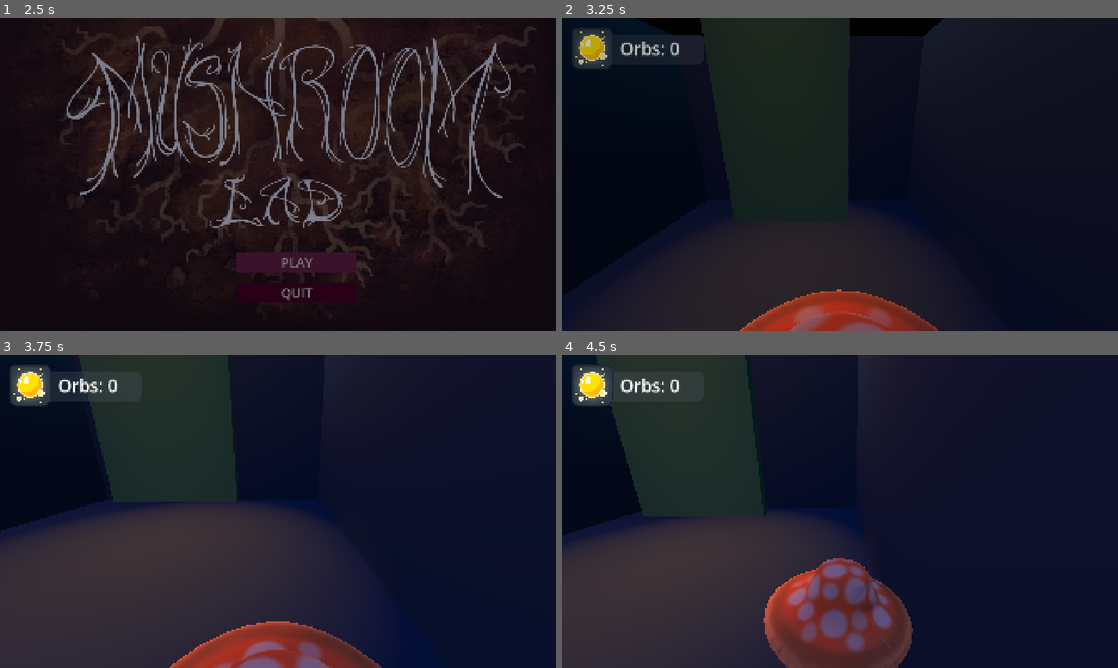
Above: before the commit, frames 1-4 (two rows, left to right).
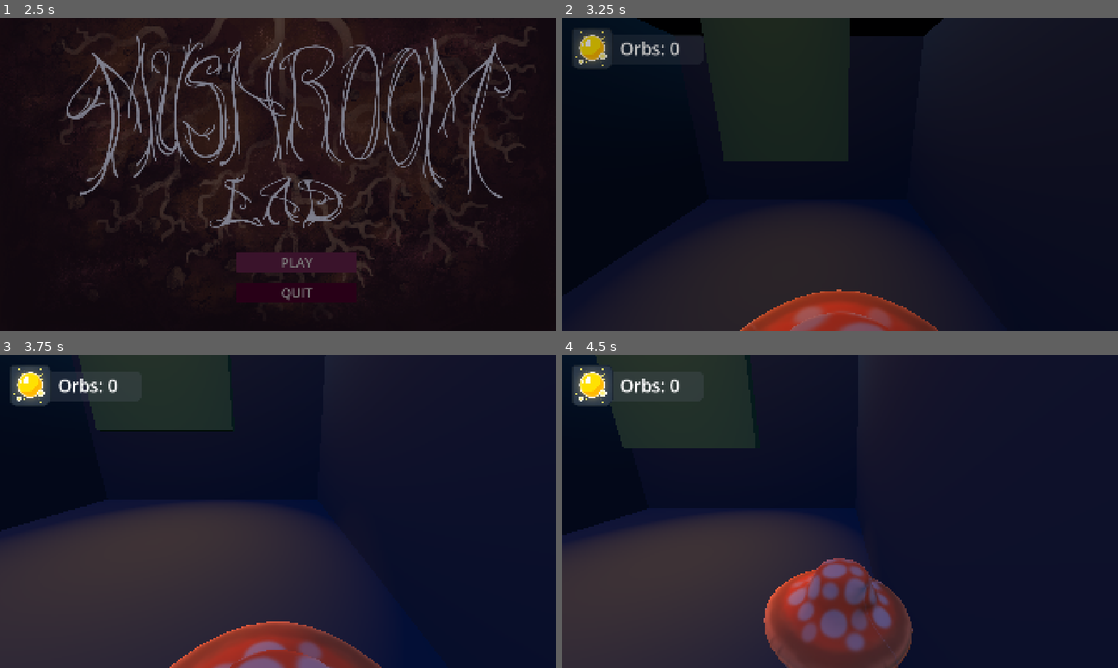
Above: after the commit, the same moments.

Repository: maliamae/GA110_MushroomLad_Godot
Game: Godot game, scene res://Scenes/main_menu.tscn
Two runs of this game, one before a commit and one after it. Both use one fixed random seed, a clock stepped at 60 frames per second and the inputs below.
Inputs (mouse positions are in pixels of both pictures, inside the frame that each line leads up to):
- Up to frame 1 (2.5 s): click "PLAY" at 0.5 s; click "PLAY" at 1.25 s; tap Enter (ui_accept) at 2 s; move the mouse to (400, 158) at 2.02 s; hold D (move_right) from 2.03 s (still down); tap Shift (dash) at 2.1 s; tap Space (jump) at 2.27, 2.3 s
- Up to frame 2 (3.25 s): tap Space (jump) at 2.57, 2.85, 3.02 s; move the mouse to (728, 190) at 2.77 s; release D (move_right) at 2.78 s; hold S (move_backward) from 2.78 s (still down); tap Shift (dash) at 3.05 s
- Up to frame 3 (3.75 s): tap Space (jump) at 3.32 s; move the mouse to (333, 442) at 3.52 s; release S (move_backward) at 3.53 s; hold D (move_right) from 3.53 s (still down); tap Shift (dash) at 3.6 s
- Up to frame 4 (4.5 s): tap Space (jump) at 3.8 s; move the mouse to (812, 574) at 4.27 s; release D (move_right) at 4.28 s; hold W (move_forward) from 4.28 s (still down); click (812, 574) at 4.35 s

Frame 1 is identical in both runs. In frame 2, 1.8% of the frame differs, in the area x 32-52%, y 45-58%; in frame 3, 5.2%, in the area x 17-43%, y 24-47%; in frame 4, 4.5%.

Commit message:
final bug fixes and build

Diff:
--- a/Scenes/dungeon_level.tscn
+++ b/Scenes/dungeon_level.tscn
@@ -81,8 +81,8 @@
 [sub_resource type="BoxShape3D" id="BoxShape3D_ueaie"]
 size = Vector3(1.5469971, 5, 0.74694824)
 
-[sub_resource type="BoxShape3D" id="BoxShape3D_fvcit"]
-size = Vector3(1.5, 2.5, 0.375)
+[sub_resource type="BoxShape3D" id="BoxShape3D_yfyfy"]
+size = Vector3(1.5, 1.75, 0.375)
 
 [sub_resource type="BoxShape3D" id="BoxShape3D_2fw8m"]
 size = Vector3(1.5, 3.7598877, 0.375)
@@ -364,6 +364,8 @@
 
 [node name="EndPlatform" type="Node3D" parent="." unique_id=2126368457]
 transform = Transform3D(1, 0, 0, 0, 1, 0, 0, 0, 1, 0, 3, -25.20263)
+metadata/_edit_group_ = true
+metadata/_edit_lock_ = true
 
 [node name="EndPlatform" type="StaticBody3D" parent="EndPlatform" unique_id=745904705]
 
@@ -720,12 +722,12 @@
 transform = Transform3D(1, 0, 0, 0, 1, 0, 0, 0, 1, 0, 1.875, -0.75)
 
 [node name="CollisionShape3D" parent="Vines/vine2/Area3D" parent_id_path=PackedInt32Array(1020460606, 1200317447) index="0" unique_id=79552819]
-transform = Transform3D(1, 0, 0, 0, 1, 0, 0, 0, 1, 0, 0.15792847, 0.0625)
-shape = SubResource("BoxShape3D_fvcit")
+transform = Transform3D(1, 0, 0, 0, 1, 0, 0, 0, 1, 0, 0.53292847, 0.0625)
+shape = SubResource("BoxShape3D_yfyfy")
 
 [node name="CSGBox3D" parent="Vines/vine2/Area3D" parent_id_path=PackedInt32Array(1020460606, 1200317447) index="1" unique_id=1989857257]
-transform = Transform3D(1, 0, 0, 0, 1, 0, 0, 0, 1, 0, 0.15673828, -0.0625)
-size = Vector3(1.5, 2.6884766, 0.125)
+transform = Transform3D(1, 0, 0, 0, 1, 0, 0, 0, 1, 0, 0.56347656, -0.0625)
+size = Vector3(1.5, 1.875, 0.125)
 
 [node name="vine3" parent="Vines" unique_id=807031244 instance=ExtResource("6_f7i5e")]
 transform = Transform3D(-0.8660254, 0, -0.50000006, 0, 1, 0, 0.50000006, 0, -0.8660254, 6.375, 3.875, -6.875)
--- a/Scripts/checkpoint_manager.gd
+++ b/Scripts/checkpoint_manager.gd
@@ -1,7 +1,7 @@
 extends Node
 
 var respawn_pos : Vector3
-var saved_rays : int
+var saved_rays := 0
 
 var type : CollectibleManager.CollectibleType
 var amount
@@ -26,6 +26,8 @@
 	#resets scene with original respawn point at beginning of level
 	await get_tree().create_timer(.5).timeout
 	respawn_pos = Vector3(0.0, 3.956, -1.4)
+	saved_rays = 0
+	emit_signal("reset_rays", CollectibleManager.CollectibleType.ORB, saved_rays)
 
 func respawn_player():
 	#when triggered, signals to collectible manager to reset to saved number of collectibles
--- a/Scripts/collectible_manager.gd
+++ b/Scripts/collectible_manager.gd
@@ -59,7 +59,9 @@
 	if stored_collectibles != null:
 		#print(stored_collectibles)
 		for item in stored_collectibles:
-			item.queue_free()
+			if is_instance_valid(item):
+				item.queue_free()
+				item = null
 		stored_collectibles.clear()
 	else:
 		return
@@ -70,7 +72,8 @@
 	if stored_collectibles != null:
 		#print(stored_collectibles)
 		for item in stored_collectibles:
-			item.show()
+			if is_instance_valid(item):
+				item.show()
 		stored_collectibles.clear()
 	else:
 		return
--- a/Scripts/fall_zone.gd
+++ b/Scripts/fall_zone.gd
@@ -15,6 +15,8 @@
 func _on_body_entered(body: Node3D) -> void:
 	#kill player
 	if body.name == "Player":
+		await get_tree().create_timer(.25).timeout
+		body.isDead = true
 		#get_tree().reload_current_scene()
 		emit_signal("player_died", body)
 		emit_signal("player_drowned")
--- a/Scripts/player_movement.gd
+++ b/Scripts/player_movement.gd
@@ -23,6 +23,8 @@
 var right
 var move_direction
 var target_angle
+
+var isDead := false
 
 
 @onready var camera_pivot: Node3D = %CameraPivot
@@ -58,69 +60,70 @@
 		camera_input_direction = event.screen_relative * mouse_sensitivity
 
 func _physics_process(delta: float) -> void:
-	#rotate around the x-axis
-	camera_pivot.rotation.x += camera_input_direction.y * delta
-	#clamp the rotation
-	camera_pivot.rotation.x = clamp(camera_pivot.rotation.x, -PI / 6.0, PI/3.0)
-	#rotate around the y-axis
-	camera_pivot.rotation.y -= camera_input_direction.x * delta
+	if not isDead:
+		#rotate around the x-axis
+		camera_pivot.rotation.x += camera_input_direction.y * delta
+		#clamp the rotation
+		camera_pivot.rotation.x = clamp(camera_pivot.rotation.x, -PI / 6.0, PI/3.0)
+		#rotate around the y-axis
+		camera_pivot.rotation.y -= camera_input_direction.x * delta
 
-	#reset the input direction to zero
-	camera_input_direction = Vector2.ZERO
+		#reset the input direction to zero
+		camera_input_direction = Vector2.ZERO
 
-	#handle which movement logic to follow (grounded movement or climbing movement)
-	if is_climbing:
-		move_climbing(delta)
-	else:
-		move_grounded(delta)
+		#handle which movement logic to follow (grounded movement or climbing movement)
+		if is_climbing:
+			move_climbing(delta)
+		else:
+			move_grounded(delta)
 
 
-	#allow jumps only when on the floor
-	var is_starting_jump := Input.is_action_just_pressed("jump") and is_on_floor()
-	if is_starting_jump:
-		velocity.y += jump_impulse
+		#allow jumps only when on the floor
+		var is_starting_jump := Input.is_action_just_pressed("jump") and is_on_floor()
+		if is_starting_jump:
+			velocity.y += jump_impulse
 
-	#allows jump when climbing in direction opposite the wall the player is currently climbing
-	var is_starting_jump_climb := Input.is_action_just_pressed("jump") and is_climbing
-	if is_starting_jump_climb:
-		velocity = character_model.basis.z * -50.0
+		#allows jump when climbing in direction opposite the wall the player is currently climbing
+		var is_starting_jump_climb := Input.is_action_just_pressed("jump") and is_climbing
+		if is_starting_jump_climb:
+			velocity = character_model.basis.z * -50.0
 
-	#allows dashing
-	var is_starting_dash := Input.is_action_just_pressed("dash") and can_dash
-	if is_starting_dash:
-		player_dash(delta)
+		#allows dashing
+		var is_starting_dash := Input.is_action_just_pressed("dash") and can_dash
+		if is_starting_dash:
+			player_dash(delta)
 
-	#move the character
-	move_and_slide()
+		#move the character
+		move_and_slide()
 
-	if ((move_direction > Vector3.ZERO) && is_on_floor() && not is_climbing):
-		isWalking = true
-	else:
-		isWalking = false
+		if ((move_direction > Vector3.ZERO) && is_on_floor() && not is_climbing):
+			isWalking = true
+		else:
+			isWalking = false
 
-	emit_signal("player_walks", move_direction, isWalking)
+		emit_signal("player_walks", move_direction, isWalking)
 
-	#smooth out character direction while turning
-	character_model.global_rotation.y = lerp_angle(
-		character_model.rotation.y,
-		target_angle,
-		rotation_speed * delta
-	)
+		#smooth out character direction while turning
+		character_model.global_rotation.y = lerp_angle(
+			character_model.rotation.y,
+			target_angle,
+			rotation_speed * delta
+		)
 
-	#play animations
-	if is_starting_jump:
-		emit_signal("player_jumps")
-		#animation_player.play("jump")
-		pass
-	elif not is_on_floor() and velocity.y < 0:
-		#animation_player.play("fall")
-		pass
-	elif is_on_floor():
-		var ground_speed := velocity.length()
-		if ground_speed > 0.0:
-			animation_player.play("walking")
-		else:
-			animation_player.play("idle")
+		#play animations
+		if is_starting_jump:
+			emit_signal("player_jumps")
+			#animation_player.play("jump")
+			pass
+		elif not is_on_floor() and velocity.y < 0:
+			#animation_player.play("fall")
+			pass
+		elif is_on_floor():
+			var ground_speed := velocity.length()
+			if ground_speed > 0.0:
+				animation_player.play("walking")
+			else:
+				animation_player.play("idle")
 
 func move_grounded(delta):
 	#stores player inputs into a Vector2
--- a/Scripts/respawn_manager.gd
+++ b/Scripts/respawn_manager.gd
@@ -1,6 +1,7 @@
 extends Node
 
 var player
+var isPlayerDead := false
 #@onready var respawn_screen: CanvasLayer = $respawn_screen
 
 signal player_respawned
@@ -13,6 +14,7 @@
 	player = body
 
 func pass_signal():
+	isPlayerDead = true
 	emit_signal("player_died")
 
 func respawn_player():
@@ -20,5 +22,6 @@
 	await get_tree().create_timer(.5).timeout
 	#get_tree().reload_current_scene()
 	#send signal to checkpoint manager
+	player.isDead = false
 	emit_signal("player_respawned")
 	player.global_position = CheckpointManager.respawn_pos
Not shown, added: export_presets.cfg
